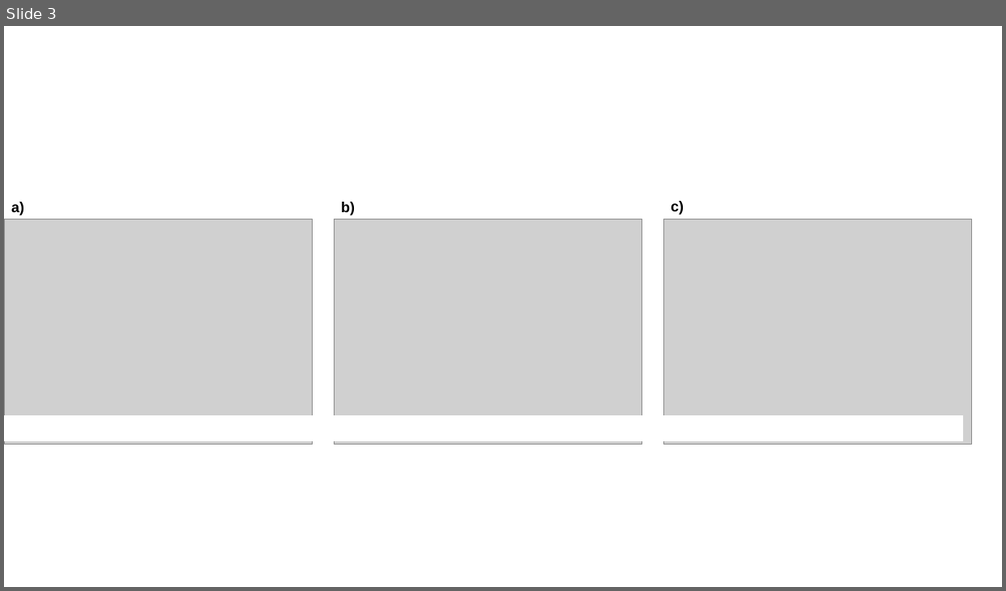
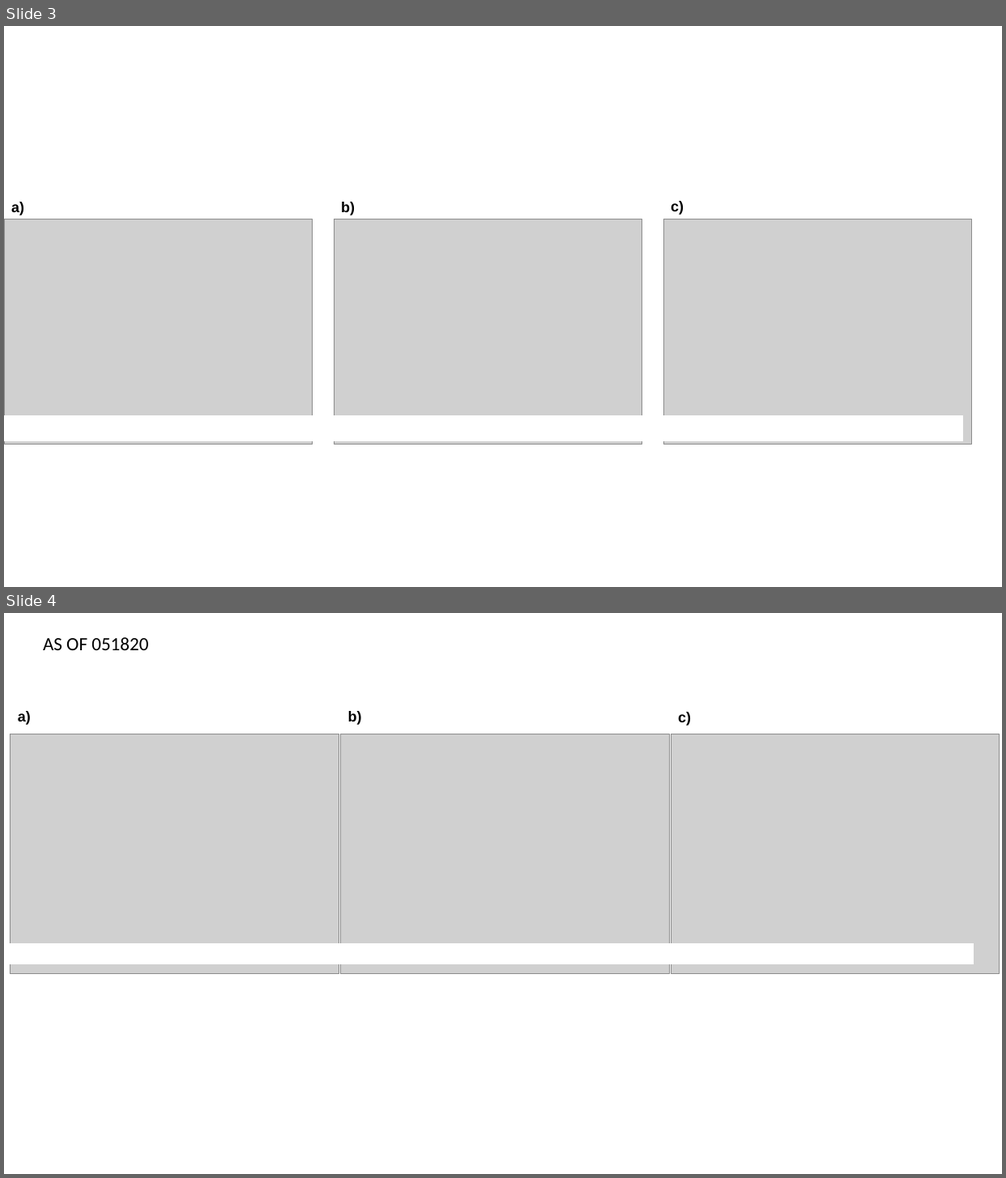
Before and after one commit to CPRyan/NHANES_CoR, a slide deck: Documents/marginsplot figures 041920.pptx. Shown one above the other, each under a label of ours: slide 3 before the commit, slides 3 and 4 after it. The pictures are 1006x591 and 1006x1178 pixels, drawn with LibreOffice and Linux fonts; fonts in the diff are those of the drawing; grey boxes stand for pictures. Boxes give left, top, right and bottom in pixels: in the first picture for what was removed or moved away, otherwise in the second. Text is boxed around its words. In the diff, an @@ line names an element or a change of style, - is before the commit and + after.

```diff
--- a/Documents/marginsplot figures 041920.pptx
+++ b/Documents/marginsplot figures 041920.pptx
@@ slide 4 added at [4,613,1002,1174], background #FFFFFF @@
@@ text added at [43,637,148,650], 18 pt, text #000000 @@
+AS OF 051820
@@ text added at [18,711,31,725], 14 pt, text #000000, bold @@
+a)
@@ text added at [348,711,362,725], 14 pt, text #000000, bold @@
+b)
@@ text added at [678,712,691,726], 14 pt, text #000000, bold @@
+c)
@@ picture added at [10,735,339,973] @@
@@ picture added at [341,735,670,973] @@
@@ picture added at [671,735,999,973] @@
@@ rectangle added at [10,944,974,964], fill #FFFFFF, outline #FFFFFF 1 pt @@
```
Also in this commit, not shown: 9 other files.
